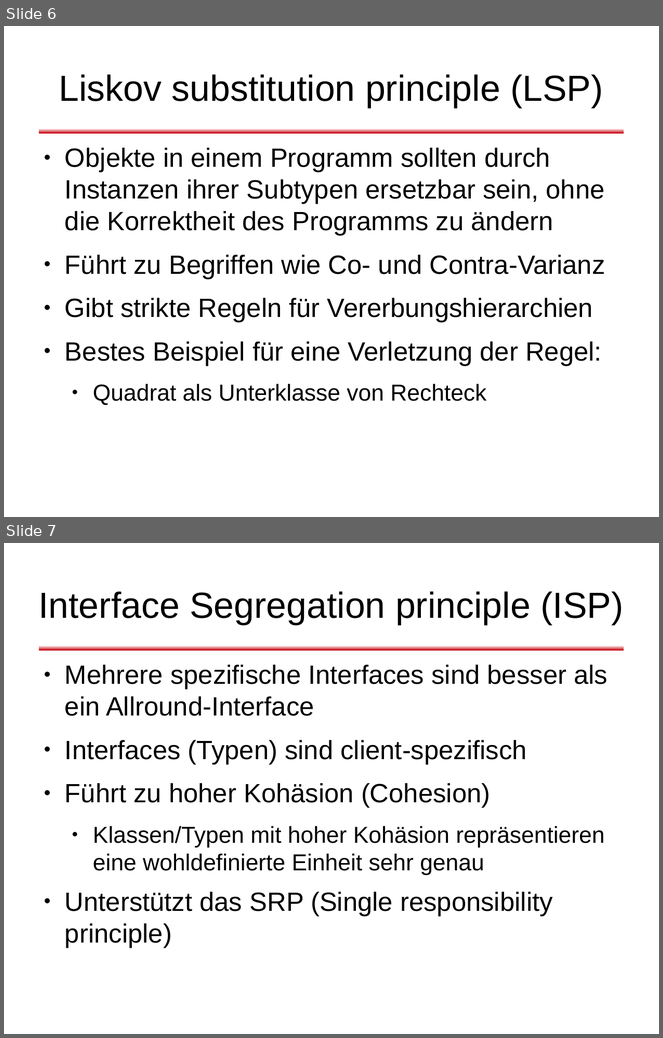
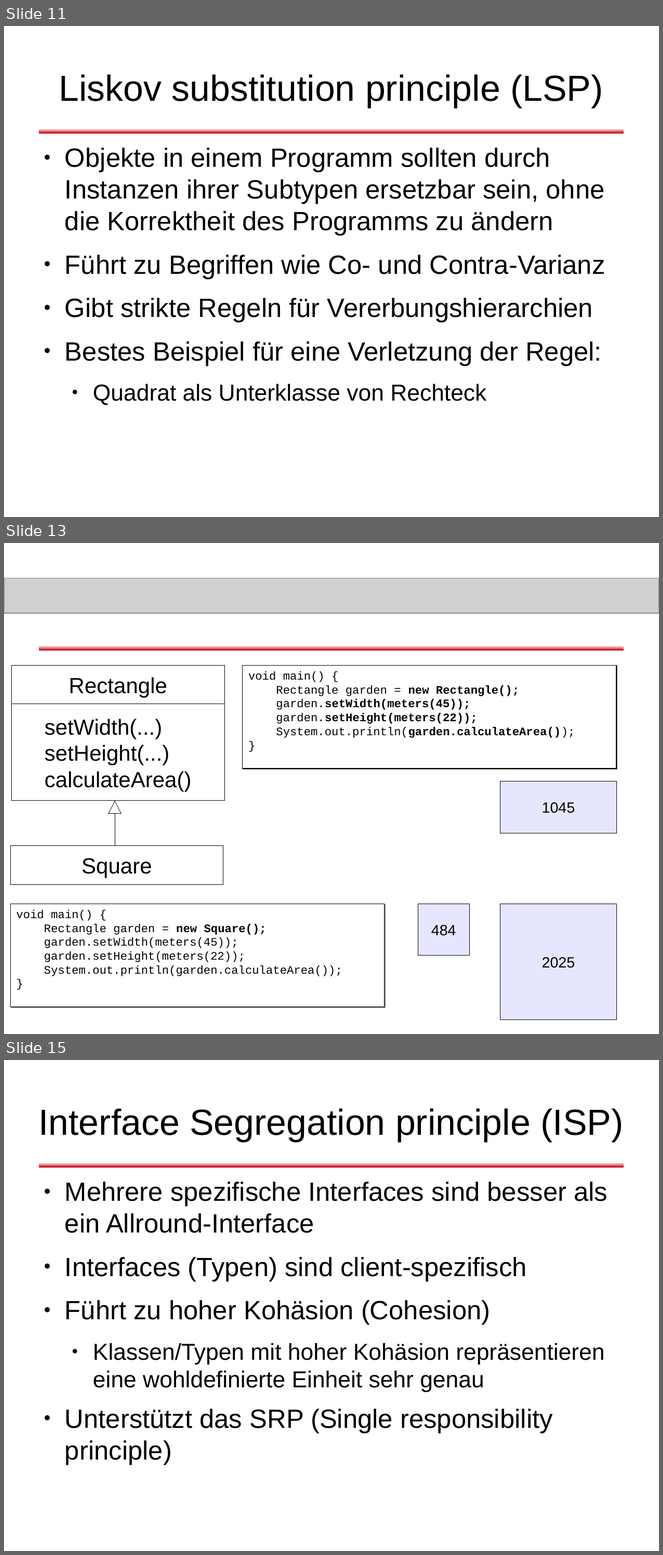
Before and after one commit to dlindner/vorlesung-se2-dhbw, a slide deck: added_2010/Objektorientierte Designregeln.odp. Shown one above the other, each under a label of ours: slides 6 and 7 before the commit, slides 11, 13 and 15 after it; the slides between them are not shown. The pictures are 663x1038 and 663x1555 pixels, drawn with LibreOffice and Linux fonts; fonts in the diff are those of the drawing; grey boxes stand for pictures; background and template pictures are left out. Boxes give left, top, right and bottom in pixels: in the first picture for what was removed or moved away, otherwise in the second. Text is boxed around its words. In the diff, an @@ line names an element or a change of style, - is before the commit and + after.

```diff
--- a/added_2010/Objektorientierte Designregeln.odp
+++ b/added_2010/Objektorientierte Designregeln.odp
@@ slide 13 added at (4, 543, 659, 1034), background #FFFFFF; not listed: 1 template element that a slide beside it also shows @@
@@ picture added at (4, 578, 659, 613) @@
@@ rectangle added at (12, 666, 224, 704), fill #FFFFFF, outline #000000 0 pt, 26.5 pt, text #000000 @@
+Rectangle
@@ rectangle added at (242, 666, 617, 769), fill #FFFFFF, outline #000000 0.74 pt, 14 pt, text #000000, bold @@
+void main() {
+Rectangle garden = new Rectangle();
+garden.setWidth(meters(45));
+garden.setHeight(meters(22));
+System.out.println(garden.calculateArea());
+}
@@ rectangle added at (12, 704, 224, 801), fill #FFFFFF, outline #000000 0 pt, 26.5 pt, text #000000 @@
+setWidth(...)
+setHeight(...)
+calculateArea()
@@ rectangle added at (501, 781, 617, 833), fill #E6E6FF, outline #000000 0 pt, 18 pt, text #000000 @@
+1045
@@ group added at (109, 801, 121, 846): 4 lines @@
@@ rectangle added at (11, 846, 223, 885), fill #FFFFFF, outline #000000 0 pt, 26.5 pt, text #000000 @@
+Square
@@ rectangle added at (11, 904, 385, 1008), fill #FFFFFF, outline #000000 0.74 pt, 14 pt, text #000000 @@
+void main() {
+Rectangle garden = new Square();
+garden.setWidth(meters(45));
+garden.setHeight(meters(22));
+System.out.println(garden.calculateArea());
+}
@@ rectangle added at (418, 904, 470, 956), fill #E6E6FF, outline #000000 0 pt, 18 pt, text #000000 @@
+484
@@ rectangle added at (501, 904, 617, 1020), fill #E6E6FF, outline #000000 0 pt, 18 pt, text #000000 @@
+2025
@@ what was slide 6 is now slide 11 @@
@@ what was slide 7 is now slide 15 @@
```
Also in this commit, not shown: 13 other slides added.
